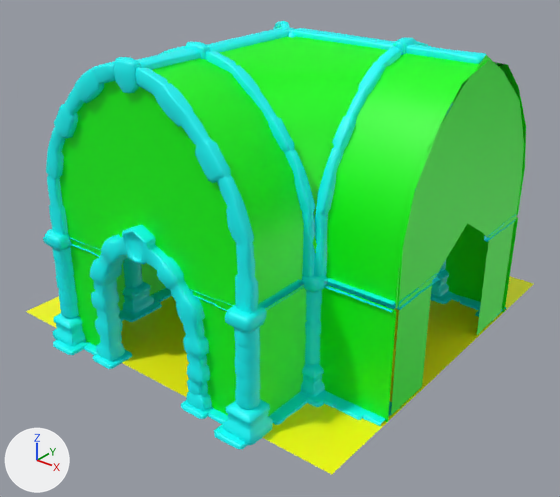
The FBX model RogueLike/Assets/Environment/Rooms/Hallways/Hallway_Corner_3.fbx as it was, and as the next commit left it.
The view is the same before and after, from a 50 mm lens placed at (13.85, -17.75, 12.69), pointed at (0.57, -1.15, 2.4). Arrows for +X, +Y and +Z are at lower left; the lights stay in place. Where no turn or scale is listed for an object, it has been applied to the vertices.

Script lines for the objects in view, before the commit:
```python
mat_lambert86 = principled_material('lambert86')
mat_lambert86.base_color = (0.0, 1.0, 0.0)  # green #00ff00
me_mesh = bpy.data.meshes.new('Mesh')
me_mesh.from_pydata([(-6.0, -6.0, 0.0), (6.0, -6.0, 0.0), (-6.0, 6.0, 0.0), (6.0, 6.0, 0.0)], [], [(0, 1, 2), (2, 1, 3)])
me_mesh.materials.append(mat_lambert84)  # yellow #ffff00
me_mesh_001 = bpy.data.meshes.new('Mesh.001')
me_mesh_001.from_pydata(...)  # 7385 vertices, 13586 faces; spans x -4.2..6.05, y -6.69..4.16, z -0.07..8.88
me_mesh_001.materials.append(mat_lambert85)  # cyan #00ffff
me_mesh_002 = bpy.data.meshes.new('Mesh.002')
me_mesh_002.from_pydata(...)  # 162 vertices, 134 faces; spans x -3.54..6.03, y -6.03..3.53, z 0.0..8.76
me_mesh_002.materials.append(mat_lambert86)  # green #00ff00
ob_room_corner_3_corner2frame = bpy.data.objects.new('Room_Corner_3:Corner2Frame', me_mesh_001)
ob_room_corner_3_corner2frame.location = (0.0, 0.0, 0.0)
ob_room_corner_3_corner2walls = bpy.data.objects.new('Room_Corner_3:Corner2Walls', me_mesh_002)
ob_room_corner_3_corner2walls.location = (0.0, 0.0, 0.0)
ob_room_corner_3_floorcorner2 = bpy.data.objects.new('Room_Corner_3:FloorCorner2', me_mesh)
ob_room_corner_3_floorcorner2.location = (0.0, 0.0, 0.0)
```
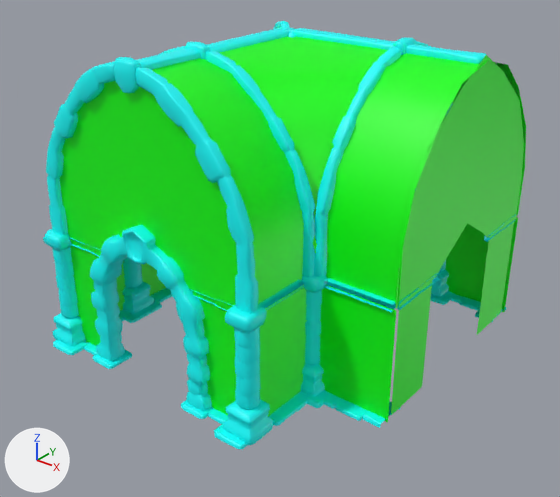
The change in detail:
Material 'lambert86' (mat_lambert86) changes colour from green #00ff00 to cyan #00ffff; in linear values from (0.0, 1.0, 0.0) to (0.0, 1.0, 1.0).
Material 'lambert87' (mat_lambert87) is new.
Its base color is (0.0, 1.0, 0.0) (green #00ff00).
me_mesh_002 has 162 vertices, 134 faces and spans x -3.54..6.03, y -6.03..3.53, z 0.0..8.76.
me_mesh_002 no longer uses material mat_lambert86 (green #00ff00).
me_mesh_002 now uses material mat_lambert87 (green #00ff00).
me_mesh_001 has 7385 vertices, 13586 faces and spans x -4.2..6.05, y -6.69..4.16, z -0.07..8.88.
me_mesh_001 no longer uses material mat_lambert85 (cyan #00ffff).
me_mesh_001 now uses material mat_lambert86 (cyan #00ffff).
Object 'Room_Corner_3:FloorCorner2' (ob_room_corner_3_floorcorner2) is deleted.

Boxes (x1, y1, x2, y2) around the edits, measured in the pictures (560 x 497 px):
'Room_Corner_3:Corner2Walls', recoloured
    both: (117, 224, 510, 422)
'Room_Corner_3:Corner2Frame', recoloured
    both: (54, 239, 506, 440)
'Room_Corner_3:FloorCorner2', deleted
    before: (26, 276, 534, 475)
